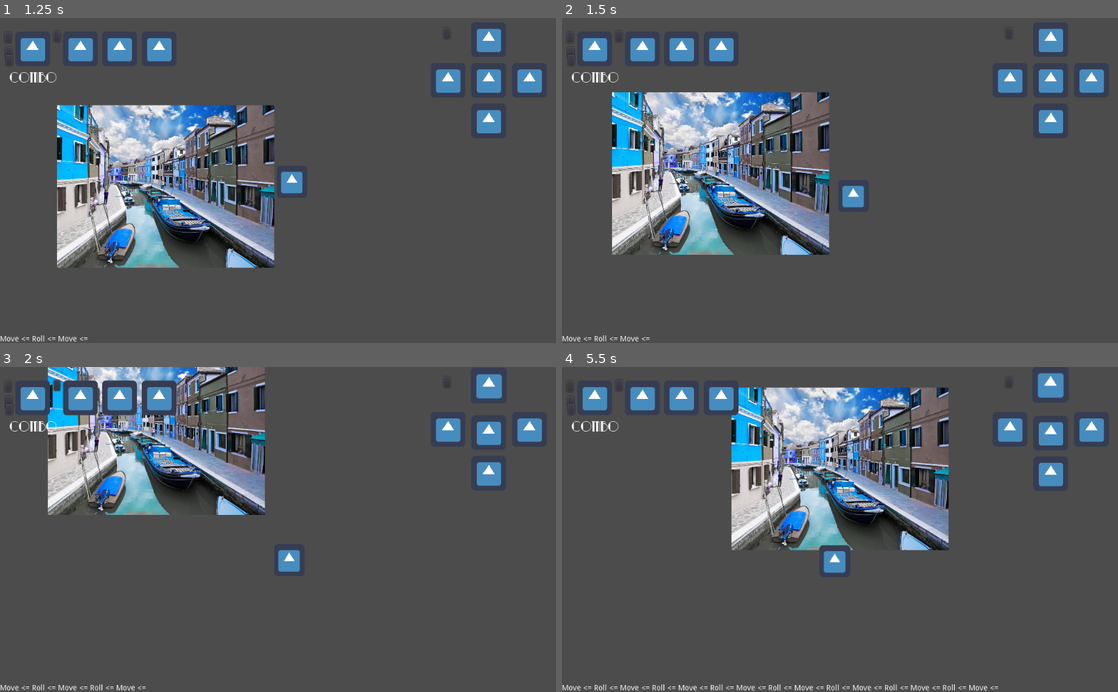
Above: before the commit, frames 1-4 (two rows, left to right).
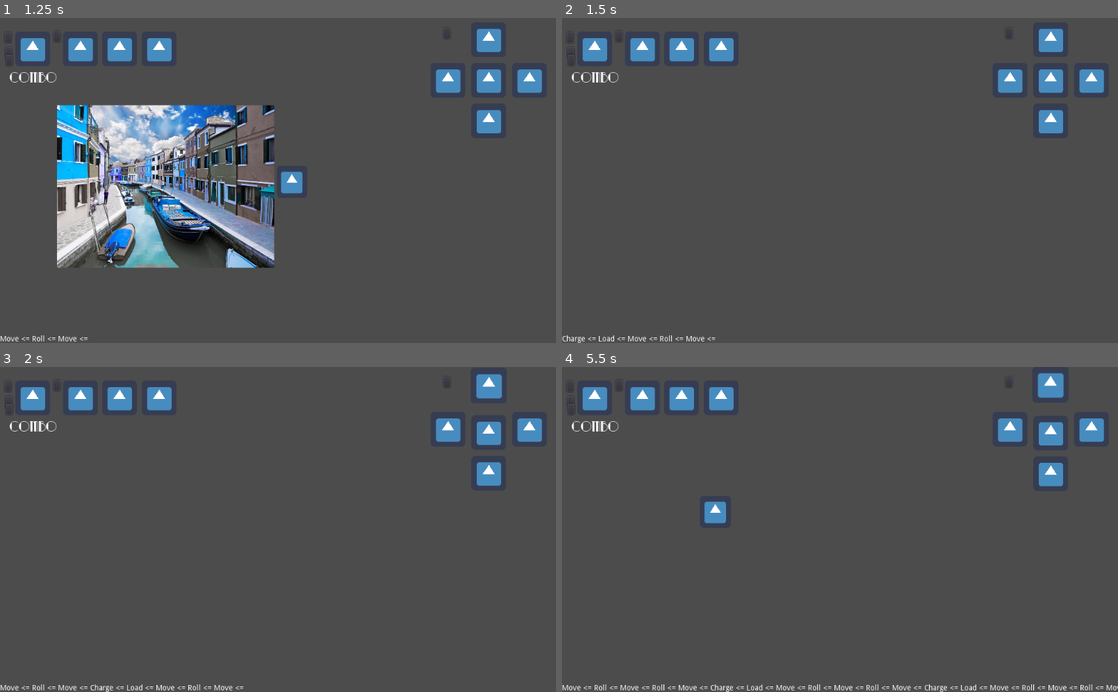
Above: after the commit, the same moments.

Repository: andrebariani/gmtk2022
Game: Godot game, scene res://src/Main.tscn
Two runs of this game, one before a commit and one after it. Both use one fixed random seed, a clock stepped at 60 frames per second and the inputs below. The engine's default icon, where the game draws it, is replaced by a stand-in: a white triangle on a blue panel in a dark square.
Inputs (mouse positions are in pixels of both pictures, inside the frame that each line leads up to):
- Up to frame 1 (1.25 s): move the mouse to (400, 164) at 0.52 s; hold D (move_right) from 0.53 s (still down); tap Space (roll) at 0.6 s; click (400, 164) at 0.8 s
- Up to frame 2 (1.5 s): move the mouse to (728, 196) at 1.27 s; release D (move_right) at 1.28 s; hold S (move_down) from 1.28 s (still down); click (728, 196) at 1.35 s
- Up to frame 3 (2 s): keep holding S (move_down); tap Space (roll) at 1.55 s
- Up to frame 4 (5.5 s): move the mouse to (895, 458) at 2.02 s; release S (move_down) at 2.03 s; hold D (move_right) 2.03-2.78 s; tap Space (roll) at 2.1, 3.05, 3.6, 4.55, 5.1 s; click (895, 458) at 2.3 s; move the mouse to (812, 594) at 2.77 s; hold W (move_up) 2.78-3.53 s; click (812, 594) at 2.85 s; move the mouse to (1006, 578) at 3.52 s; hold A (move_left) 3.53-5.03 s; click (1006, 578) at 3.8 s; move the mouse to (673, 480) at 4.27 s; click (673, 480) at 4.35 s; move the mouse to (867, 529) at 5.02 s; hold S (move_down) from 5.03 s (still down); click (867, 529) at 5.3 s

Frame 1 is identical in both runs. In frame 2, 17% of the frame differs, in the area x 0-55%, y 22-100%; in frame 3, 14%; in frame 4, 18%, in the area x 25-100%, y 6-100%.

Commit message:
wip charge

Diff:
--- a/project.godot
+++ b/project.godot
@@ -87,6 +87,11 @@
 "events": [ Object(InputEventKey,"resource_local_to_scene":false,"resource_name":"","device":0,"alt":false,"shift":false,"control":false,"meta":false,"command":false,"pressed":false,"scancode":83,"physical_scancode":0,"unicode":0,"echo":false,"script":null)
  ]
 }
+charge={
+"deadzone": 0.5,
+"events": [ Object(InputEventMouseButton,"resource_local_to_scene":false,"resource_name":"","device":0,"alt":false,"shift":false,"control":false,"meta":false,"command":false,"button_mask":0,"position":Vector2( 0, 0 ),"global_position":Vector2( 0, 0 ),"factor":1.0,"button_index":1,"pressed":false,"doubleclick":false,"script":null)
+ ]
+}
 
 [layer_names]
 
--- a/src/entities/player/Inputs.gd
+++ b/src/entities/player/Inputs.gd
@@ -6,6 +6,8 @@
 	dirv = Vector2.ZERO,
 	roll = false,
 	roll_jp = false,
+	charge = false,
+	charge_released = false
 }
 
 var disabled = false
@@ -44,3 +46,6 @@
 	for just_pressed_input in just_pressed_inputs:
 		if Input.is_action_just_pressed(just_pressed_input):
 			inputs[just_pressed_input] = true
+
+	if Input.is_action_just_released("charge"):
+		inputs.charge_released = true
--- a/src/entities/player/Player.gd
+++ b/src/entities/player/Player.gd
@@ -16,6 +16,8 @@
 export (int) var ROLL_FRAMES = 15
 onready var roll_speed = ROLL_SPEED
 var is_rolling = false
+
+export (int) var CHARGE_SPEED = 3000
 
 var look_vector = Vector2.ZERO
 
@@ -36,17 +38,11 @@
 	attack = true,
 	shoot = true,
 	roll = true,
-	string = true
+	charge = true
 }
 
-var die_faces = [
-	{"color": "blue", "up": 4, "down": 2, "left": 5, "right": 6},
-	{"color": "blue", "up": 4, "down": 2, "left": 5, "right": 6},
-	{"color": "blue", "up": 4, "down": 2, "left": 5, "right": 6},
-	{"color": "blue", "up": 4, "down": 2, "left": 5, "right": 6},
-	{"color": "blue", "up": 4, "down": 2, "left": 5, "right": 6},
-	{"color": "blue", "up": 4, "down": 2, "left": 5, "right": 6},
-]
+var load_amount = 0
+
 
 func _ready():
 	current_speed = walk_speed
--- a/src/entities/player/Player.tscn
+++ b/src/entities/player/Player.tscn
@@ -8,6 +8,8 @@
 [ext_resource path="res://icon.png" type="Texture" id=6]
 [ext_resource path="res://src/entities/player/Inputs.gd" type="Script" id=7]
 [ext_resource path="res://src/entities/player/DieFace.gd" type="Script" id=8]
+[ext_resource path="res://src/entities/player/states/Load.gd" type="Script" id=9]
+[ext_resource path="res://src/entities/player/states/Charge.gd" type="Script" id=10]
 
 [sub_resource type="RectangleShape2D" id=1]
 extents = Vector2( 58, 59 )
@@ -26,7 +28,7 @@
 
 [node name="Inputs" type="Node" parent="."]
 script = ExtResource( 7 )
-just_pressed_inputs = [ "roll" ]
+just_pressed_inputs = [ "roll", "charge" ]
 
 [node name="DieFaces" type="Node" parent="."]
 script = ExtResource( 8 )
@@ -42,6 +44,12 @@
 
 [node name="Roll" type="Node" parent="StateMachine"]
 script = ExtResource( 5 )
+
+[node name="Load" type="Node" parent="StateMachine"]
+script = ExtResource( 9 )
+
+[node name="Charge" type="Node" parent="StateMachine"]
+script = ExtResource( 10 )
 
 [node name="CanvasLayer" type="CanvasLayer" parent="."]
 
--- /dev/null
+++ b/src/entities/player/states/Charge.gd
@@ -0,0 +1,21 @@
+extends State
+
+var look_vector
+
+func begin():
+	if !e.enablers.charge:
+		end("Idle")
+		return
+
+	look_vector = (e.get_global_mouse_position() - e.global_position).normalized()
+
+
+func run(delta):
+	e.apply_velocity(look_vector * e.CHARGE_SPEED * delta)
+
+	e.load_amount -= delta
+	if e.load_amount <= 0:
+		if e.get_input('dirv') == Vector2.ZERO:
+			end("Idle")
+		else:
+			end("Move")
--- a/src/entities/player/states/Idle.gd
+++ b/src/entities/player/states/Idle.gd
@@ -5,3 +5,5 @@
 		end("Move")
 	elif e.get_input('roll'):
 		end("Roll")
+	elif e.get_input('charge'):
+		end("Load")
--- /dev/null
+++ b/src/entities/player/states/Load.gd
@@ -0,0 +1,37 @@
+extends State
+
+export var shake_amount = 20
+var shaking = false
+var load_max = 0.75
+
+var clock = 0
+var center = Vector2.ZERO
+var target_position = Vector2.ZERO
+
+func begin():
+	if !e.enablers.charge:
+		end("Idle")
+		return
+
+	center = e.position
+	shaking = true
+
+
+func run(delta):
+	if shaking:
+		e.load_amount += delta
+		if e.load_amount > load_max:
+			e.load_amount = load_max
+			target_position = center
+			shaking = false
+
+		clock += delta
+		if clock > load_max/10:
+			target_position = center + Vector2(rand_range(-shake_amount, shake_amount),
+									rand_range(-shake_amount, shake_amount))
+
+	e.position = lerp(e.position, target_position, delta)
+
+
+	if e.get_input('charge_released'):
+		end("Charge")
--- a/src/entities/player/states/Move.gd
+++ b/src/entities/player/states/Move.gd
@@ -11,3 +11,5 @@
 		end("Idle")
 	elif e.get_input('roll'):
 		end("Roll")
+	elif e.get_input('charge'):
+		end("Load")
--- a/src/global/Constants.gd
+++ b/src/global/Constants.gd
@@ -3,3 +3,6 @@
 
 enum {MELEE, RANGED, SUPPORT}
 enum { TOP, LEFT, FRONT, RIGHT, BEHIND, DOWN }
+
+var enemy_colors = {MELEE:Color(255, 0, 0),
+	RANGED:Color(0, 255, 0), SUPPORT:Color(0, 0, 255)}
Not shown: 1 places in src/entities/player/Player.tscn that only renumber resources
